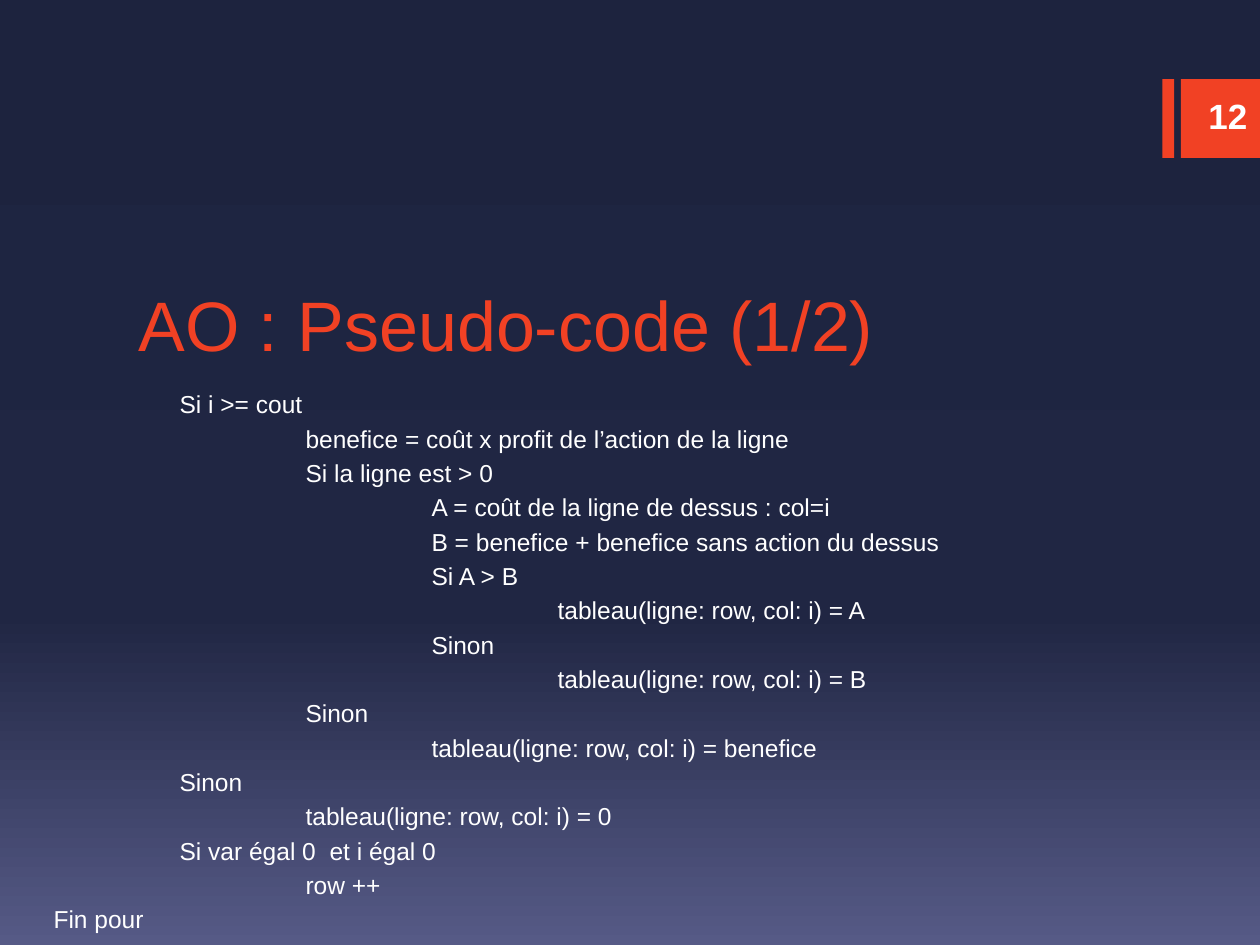
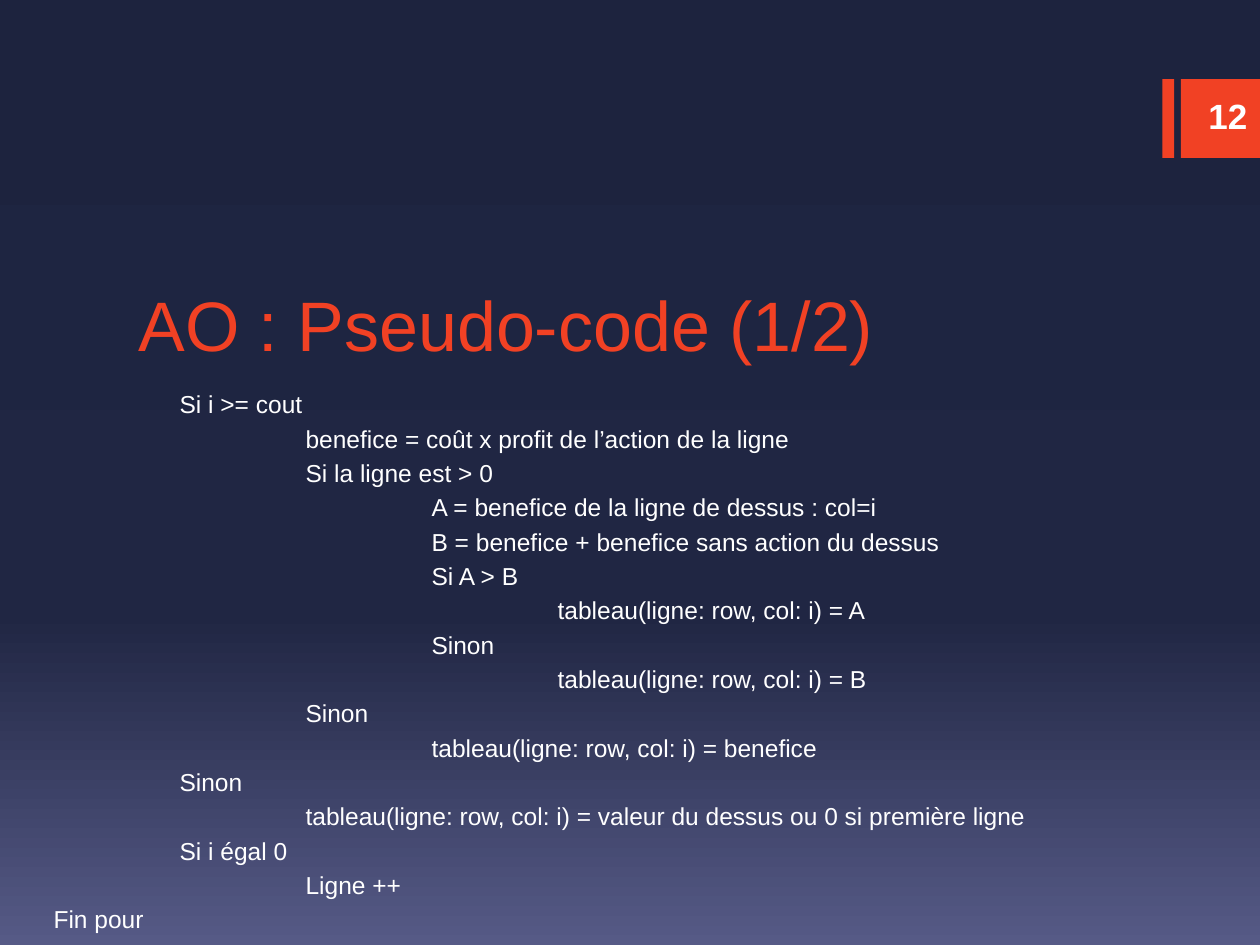
Before and after one commit to Emericdefay/OCR_P7, a slide deck: slide 12 of Diaporama/diaporama.pptx. Drawn at 1260x945 pixels with LibreOffice and Linux fonts; fonts in the diff are those of the drawing. Boxes give left, top, right and bottom in pixels: in the first picture for what was removed or moved away, otherwise in the second. Text is boxed around its words. In the diff, an @@ line names an element or a change of style, - is before the commit and + after.

```diff
--- a/Diaporama/diaporama.pptx
+++ b/Diaporama/diaporama.pptx
@@ text at (432,498,876,521): text changed @@
-A = coût de la ligne de dessus : col=i
+A = benefice de la ligne de dessus : col=i
@@ text at (180,807,1025,865): text changed @@
-tableau(ligne: row, col: i) = 0
-Si var égal 0 et i égal 0
-row ++
+tableau(ligne: row, col: i) = valeur du dessus ou 0 si première ligne
+Si i égal 0
+Ligne ++
```
Also in this commit, not shown: 2 other slides changed.
